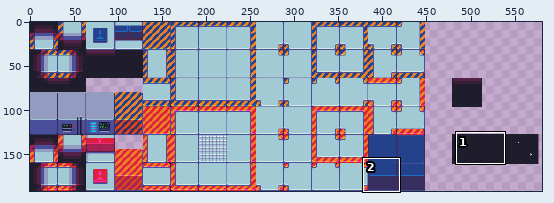
File history of a sprite sheet, scifitiles-sheet.png. Above: a wide view before the commit, with the close-up outlined.
Close-up. Before the edit:
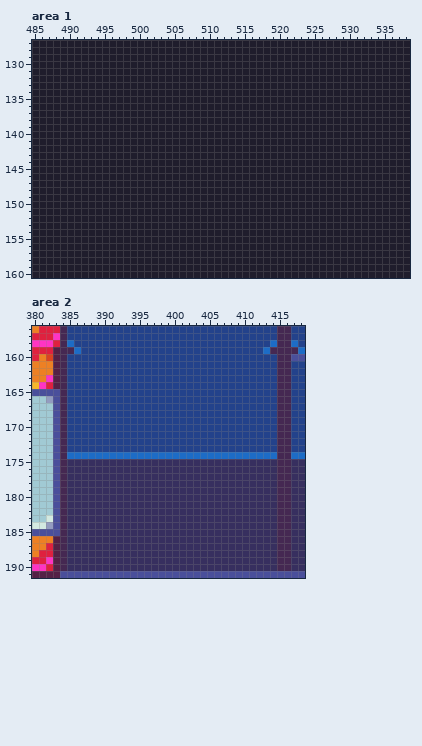
The file is 608x192 pixels. Colours within 5 levels of each other are drawn and written as one. Shown: area 1: x 485..538, y 127..160; area 2: x 380..418, y 156..191. The wide view leaves out empty margins.
The same view after the edit:
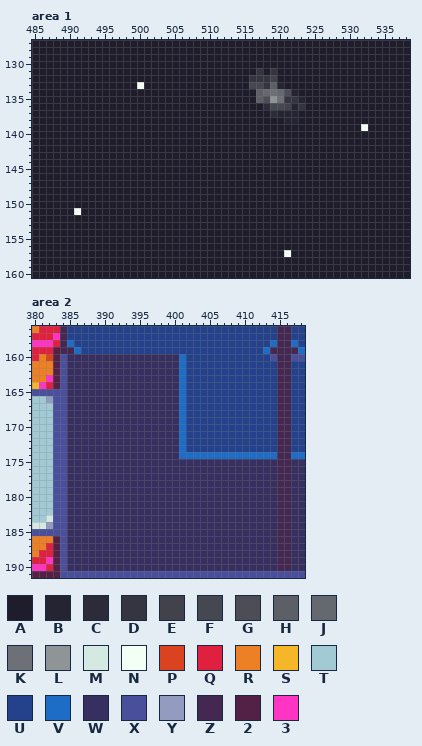
Palette (. is transparent): A #1f1d2c  B #252432  C #2c2b39  D #353541  E #41424c  F #464851  G #4c4d56  H #5c5f66  J #66686f  K #6d7076  L #8f9596  M #d3e9e1  N #f3fff4  P #da4320  Q #df213f  R #ed8024  S #f5b62a  T #a1cad4  U #23428b  V #1d6cc6  W #372f5f  X #4a4f9b  Y #939cc0  Z #452852  2 #542146  3 #ff34c3
Commit message: new scifi tiles
Change:
Area 1:
The author changed colour A to colour B in row 133 at x 520; in row 134 at x 522; in row 135 at x 523; in row 136 at x 522; in row 137 at x 520 to 522; in row 138 at x 521 to 522.
The author changed colour A to colour C in row 136 at x 518; in row 137 at x 519.
The author changed colour A to colour D in row 131 at x 517 and 519; in row 132 at x 516 to 518; in row 133 at x 518; in row 135 at x 521 to 522; in row 136 at x 523.
The author changed colour A to colour E in row 132 at x 519; in row 136 at x 521.
The author changed colour A to colour F in row 133 at x 516 to 517; in row 136 at x 519 to 520.
The author changed colour A to colour G in row 134 at x 521; in row 135 at x 518.
The author changed colour A to colour H in row 133 at x 519; in rows 134 to 135 at x 517.
The author changed colour A to colour J in row 134 at x 518 and 520.
The author changed colour A to colour K in row 134 at x 519; in row 135 at x 520.
The author changed colour A to colour L in row 135 at x 519.
The author changed colour A to colour N in row 133 at x 500; in row 139 at x 532; in row 151 at x 491; in row 157 at x 521.
Area 2:
The author changed colour U to colour V in rows 160 to 173 at x 401.
The author changed colour U to colour W in rows 160 to 173 at x 385 to 400.
The author changed colour V to colour W in row 174 at x 385 to 400.
The author changed colour U to colour X in row 160 at x 414.
The author changed colour Z to colour X in rows 160 to 190 at x 384.
Changed places in both close-ups, as pixel boxes (x1, y1, x2, y2):
changed: (249, 68, 305, 124)
changed: (137, 82, 144, 89)
changed: (361, 124, 368, 131)
changed: (74, 208, 81, 215)
changed: (284, 250, 291, 257)
changed: (60, 354, 186, 571)
changed: (270, 354, 277, 361)
